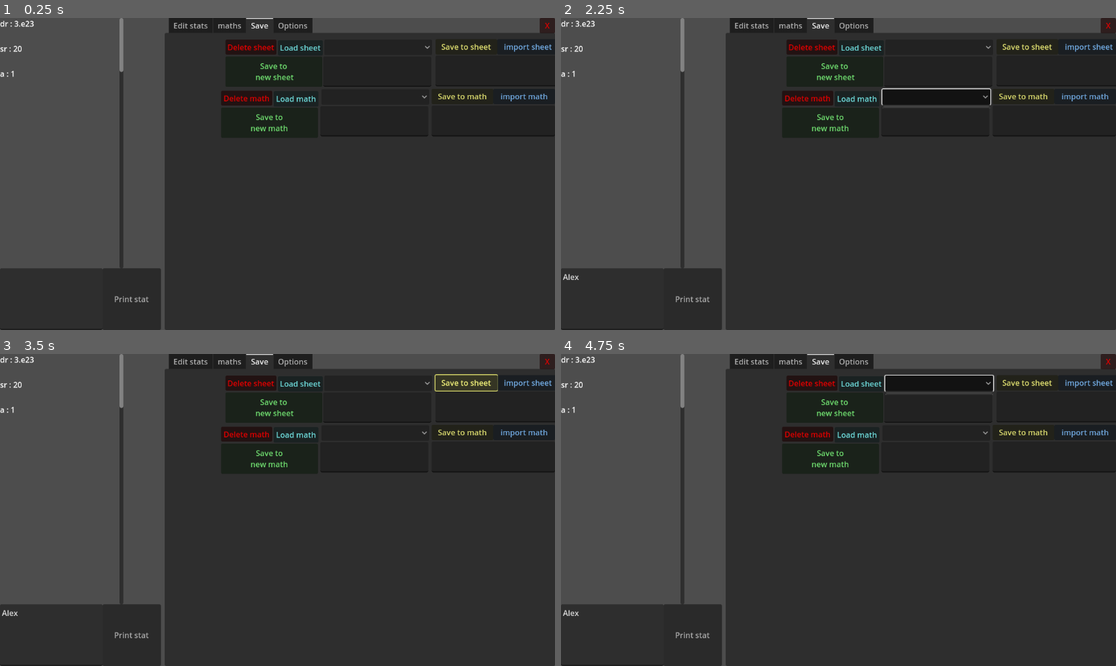
Above: before the commit, frames 1-4 (two rows, left to right).
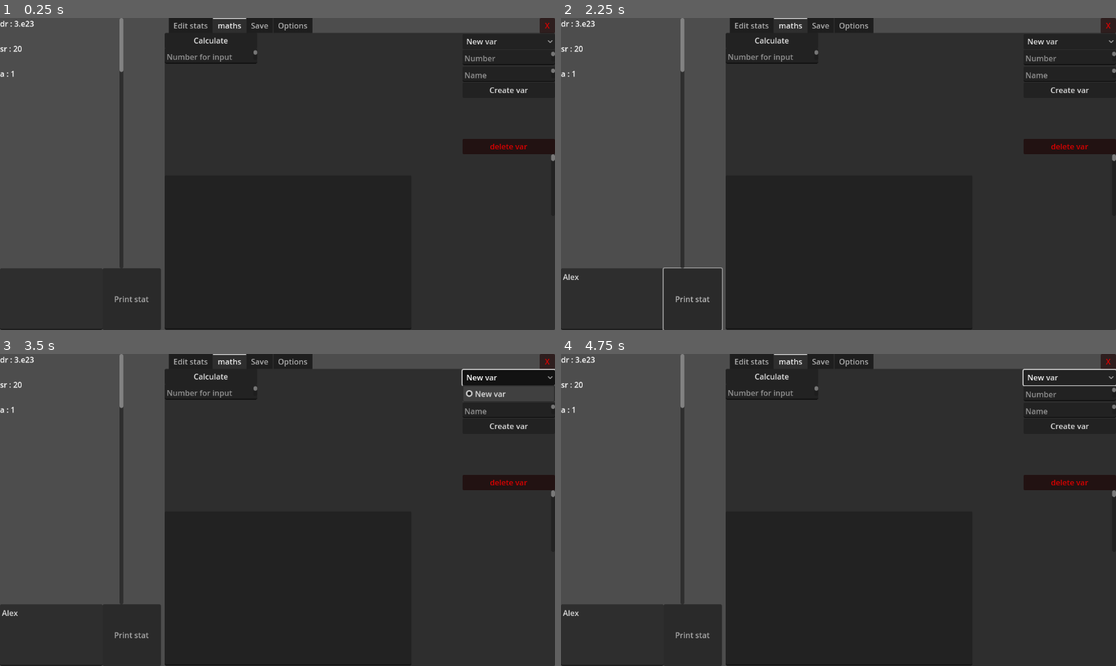
Above: after the commit, the same moments.

Repository: Random31234/huge-numbers-2.0
Game: Godot game, scene res://scenes/main.tscn
Two runs of this game, one before a commit and one after it. Both use one fixed random seed, a clock stepped at 60 frames per second and the inputs below.
Inputs (mouse positions are in pixels of both pictures, inside the frame that each line leads up to):
- Up to frame 1 (0.25 s): no input
- Up to frame 2 (2.25 s): click (610, 298) at 0.52 s; type "Alex" at 0.6 s; click "Print stat" at 1.25 s; click (938, 96) at 2.02 s
- Up to frame 3 (3.5 s): click (466, 382) at 2.75 s, where only the run before the commit has a clickable "Save to sheet"
- Up to frame 4 (4.75 s): click (1088, 382) at 3.5 s, where only the run before the commit has a clickable "import sheet"; click (938, 382) at 4.27 s

The runs differ from the first frame. In frame 1, 2.9% of the frame differs, in the area x 29-100%, y 0-100%; in frame 2, 4.1%; in frame 3, 4.2%; in frame 4, 4.1%.

Commit message:
Busted system
Will undo

Diff:
--- a/scenes/main.tscn
+++ b/scenes/main.tscn
@@ -18,6 +18,9 @@
 [ext_resource type="Script" path="res://scripts/Mathematics scripts/Calculations signals system/calculationLegacyInput.gd" id="12_exr4d"]
 [ext_resource type="Script" path="res://scripts/Mathematics scripts/Calculations signals system/calculationInputNew.gd" id="13_wpl6n"]
 [ext_resource type="Script" path="res://scripts/Mathematics scripts/Calculations signals system/calculationsNew.gd" id="14_ja5hq"]
+[ext_resource type="Script" path="res://scripts/textEditAutoUpdater.gd" id="17_32msq"]
+[ext_resource type="Script" path="res://scripts/Save systems/saveSheet.gd" id="17_c7sd8"]
+[ext_resource type="Script" path="res://scripts/Save systems/saveMath.gd" id="18_7kus2"]
 
 [sub_resource type="Resource" id="Resource_36vgc"]
 script = ExtResource("4_kxll6")
@@ -86,7 +89,7 @@
 script = ExtResource("2_0oss8")
 maths = Array[ExtResource("4_uvtnh")]([SubResource("Resource_avi8q")])
 stat = NodePath("../stat Storage Node")
-keywords = Array[String](["tempvar1", "tempvar2", "tempvar3", "tempvar4", "tempvar5", "input", "execute", "print", "{", "}", ">=", "<=", "==", "<", ">", "+", "-", "*", "/", "^", "√", "~", "=", "end"])
+keywords = Array[String](["tempvar1", "tempvar2", "tempvar3", "tempvar4", "tempvar5", "input", "execute", "print", "{", "}", ">=", "<=", "==", "<", ">", "+", "-", "*", "/", "^", "√", "~", "=", "end", ""])
 textBox = NodePath("../Print node/TextEdit")
 
 [node name="stats scroll container" type="ScrollContainer" parent="."]
@@ -112,7 +115,7 @@
 offset_left = 342.0
 offset_right = 1152.0
 offset_bottom = 648.0
-current_tab = 2
+current_tab = 1
 
 [node name="Edit stats" type="Control" parent="TabContainer"]
 visible = false
@@ -343,7 +346,6 @@
 "
 
 [node name="maths" type="Control" parent="TabContainer"]
-visible = false
 layout_mode = 2
 script = ExtResource("10_jxg4m")
 metadata/_tab_index = 1
@@ -729,157 +731,181 @@
 offset_top = 296.0
 offset_right = 512.0
 offset_bottom = 616.0
+script = ExtResource("17_32msq")
 
 [node name="Save" type="Control" parent="TabContainer"]
+visible = false
 layout_mode = 2
 metadata/_tab_index = 2
 
-[node name="maths" type="Control" parent="TabContainer/Save"]
-anchors_preset = 0
-offset_right = 40.0
-offset_bottom = 40.0
-
-[node name="maths selector" type="OptionButton" parent="TabContainer/Save/maths"]
-layout_mode = 0
+[node name="sheets" type="Control" parent="TabContainer/Save" node_paths=PackedStringArray("s", "m")]
+anchors_preset = 0
+offset_right = 40.0
+offset_bottom = 40.0
+script = ExtResource("17_c7sd8")
+s = NodePath("../../../stat Storage Node")
+m = NodePath("../../../math Storage Node")
+
+[node name="load sheet" type="Button" parent="TabContainer/Save/sheets"]
+modulate = Color(0.501961, 1, 1, 1)
+offset_left = 192.0
+offset_top = 24.0
+offset_right = 320.0
+offset_bottom = 56.0
+text = "Load sheet"
+
+[node name="save to new sheet" type="Button" parent="TabContainer/Save/sheets"]
+modulate = Color(0.501961, 1, 0.501961, 1)
+offset_left = 62.0
+offset_top = 88.0
+offset_right = 318.0
+offset_bottom = 152.0
+text = "Save to
+new sheet"
+
+[node name="delete sheet" type="Button" parent="TabContainer/Save/sheets"]
+modulate = Color(1, 0, 0, 1)
+offset_left = 63.0
+offset_top = 24.0
+offset_right = 191.0
+offset_bottom = 56.0
+text = "Delete sheet"
+
+[node name="sheets selector" type="OptionButton" parent="TabContainer/Save/sheets"]
 offset_left = 325.0
-offset_top = 117.0
+offset_top = 24.0
 offset_right = 549.0
-offset_bottom = 149.0
-
-[node name="maths name" type="TextEdit" parent="TabContainer/Save/maths"]
-layout_mode = 0
+offset_bottom = 56.0
+
+[node name="sheets name" type="TextEdit" parent="TabContainer/Save/sheets"]
 offset_left = 323.0
-offset_top = 152.0
+offset_top = 88.0
 offset_right = 547.0
-offset_bottom = 215.0
+offset_bottom = 152.0
+placeholder_text = "Type name of sheet"
+
+[node name="Save sheet" type="Button" parent="TabContainer/Save/sheets"]
+modulate = Color(1, 1, 0.501961, 1)
+offset_left = 554.0
+offset_top = 24.0
+offset_right = 682.0
+offset_bottom = 56.0
+text = "Save to sheet"
+
+[node name="Import sheet" type="Button" parent="TabContainer/Save/sheets"]
+modulate = Color(0.501961, 0.752941, 1, 1)
+offset_left = 682.0
+offset_top = 24.0
+offset_right = 810.0
+offset_bottom = 56.0
+text = "Import sheet
+"
+
+[node name="Import_exportBox" type="TextEdit" parent="TabContainer/Save/sheets"]
+custom_minimum_size = Vector2(256, 64)
+offset_left = 554.0
+offset_top = 88.0
+offset_right = 810.0
+offset_bottom = 152.0
+
+[node name="save to new sheet2" type="Button" parent="TabContainer/Save/sheets"]
+modulate = Color(0.501961, 1, 0.501961, 1)
+offset_left = 554.0
+offset_top = 154.0
+offset_right = 810.0
+offset_bottom = 218.0
+text = "Export sheet to
+ clipboard
+"
+
+[node name="maths" type="Control" parent="TabContainer/Save" node_paths=PackedStringArray("m", "s", "iEB", "nameBox")]
+layout_mode = 2
+anchors_preset = 0
+offset_right = 40.0
+offset_bottom = 40.0
+script = ExtResource("18_7kus2")
+m = NodePath("../../../math Storage Node")
+s = NodePath("../../../stat Storage Node")
+iEB = NodePath("import_exportBox mathh")
+nameBox = NodePath("maths name")
 
 [node name="load maths" type="Button" parent="TabContainer/Save/maths"]
 modulate = Color(0.501961, 1, 1, 1)
 layout_mode = 0
-offset_left = 226.0
-offset_top = 121.0
-offset_right = 319.0
-offset_bottom = 153.0
+offset_left = 192.0
+offset_top = 256.0
+offset_right = 320.0
+offset_bottom = 288.0
 text = "Load math"
 
 [node name="save to new math" type="Button" parent="TabContainer/Save/maths"]
 modulate = Color(0.501961, 1, 0.501961, 1)
 layout_mode = 0
-offset_left = 117.0
-offset_top = 155.0
+offset_left = 62.0
+offset_top = 320.0
 offset_right = 318.0
-offset_bottom = 218.0
+offset_bottom = 384.0
 text = "Save to
 new math"
 
 [node name="delete math" type="Button" parent="TabContainer/Save/maths"]
 modulate = Color(1, 0, 0, 1)
 layout_mode = 0
-offset_left = 117.0
-offset_top = 120.0
-offset_right = 223.0
-offset_bottom = 151.0
+offset_left = 63.0
+offset_top = 256.0
+offset_right = 191.0
+offset_bottom = 288.0
 text = "Delete math"
+
+[node name="maths selector" type="OptionButton" parent="TabContainer/Save/maths"]
+layout_mode = 0
+offset_left = 325.0
+offset_top = 256.0
+offset_right = 549.0
+offset_bottom = 288.0
+
+[node name="maths name" type="TextEdit" parent="TabContainer/Save/maths"]
+layout_mode = 0
+offset_left = 323.0
+offset_top = 320.0
+offset_right = 547.0
+offset_bottom = 384.0
 
 [node name="Save calculation" type="Button" parent="TabContainer/Save/maths"]
 modulate = Color(1, 1, 0.501961, 1)
 layout_mode = 0
 offset_left = 554.0
-offset_top = 116.0
+offset_top = 256.0
 offset_right = 682.0
-offset_bottom = 148.0
+offset_bottom = 288.0
 text = "Save to math"
 
 [node name="load calculation" type="Button" parent="TabContainer/Save/maths"]
 modulate = Color(0.501961, 0.752941, 1, 1)
 layout_mode = 0
 offset_left = 682.0
-offset_top = 116.0
-offset_right = 810.0
-offset_bottom = 148.0
+offset_top = 256.0
+offset_right = 810.0
+offset_bottom = 288.0
 text = "import math
 "
 
-[node name="Save maths display" type="TextEdit" parent="TabContainer/Save/maths"]
+[node name="import_exportBox mathh" type="TextEdit" parent="TabContainer/Save/maths"]
 custom_minimum_size = Vector2(256, 64)
 layout_mode = 0
 offset_left = 554.0
-offset_top = 151.0
-offset_right = 810.0
-offset_bottom = 215.0
-
-[node name="sheets" type="Control" parent="TabContainer/Save"]
-anchors_preset = 0
-offset_right = 40.0
-offset_bottom = 40.0
-
-[node name="Save stats" type="Button" parent="TabContainer/Save/sheets"]
-modulate = Color(1, 1, 0.501961, 1)
-layout_mode = 0
-offset_left = 562.0
-offset_top = 13.0
-offset_right = 690.0
-offset_bottom = 45.0
-text = "Save to sheet"
-
-[node name="Import sheet" type="Button" parent="TabContainer/Save/sheets"]
-modulate = Color(0.501961, 0.752941, 1, 1)
-layout_mode = 0
-offset_left = 690.0
-offset_top = 13.0
-offset_right = 818.0
-offset_bottom = 45.0
-text = "import sheet"
-
-[node name="Save stats display" type="TextEdit" parent="TabContainer/Save/sheets"]
-custom_minimum_size = Vector2(256, 64)
-layout_mode = 0
-offset_left = 562.0
-offset_top = 47.0
-offset_right = 818.0
-offset_bottom = 111.0
-
-[node name="Save selector" type="OptionButton" parent="TabContainer/Save/sheets"]
-layout_mode = 0
-offset_left = 331.0
-offset_top = 14.0
-offset_right = 555.0
-offset_bottom = 46.0
-
-[node name="StatsFileName" type="TextEdit" parent="TabContainer/Save/sheets"]
-layout_mode = 0
-offset_left = 329.0
-offset_top = 49.0
-offset_right = 553.0
-offset_bottom = 112.0
-
-[node name="load sheet" type="Button" parent="TabContainer/Save/sheets"]
-modulate = Color(0.501961, 1, 1, 1)
-layout_mode = 0
-offset_left = 235.0
-offset_top = 15.0
-offset_right = 328.0
-offset_bottom = 47.0
-text = "Load sheet"
-
-[node name="Save to new sheet" type="Button" parent="TabContainer/Save/sheets"]
+offset_top = 320.0
+offset_right = 810.0
+offset_bottom = 384.0
+
+[node name="Export math" type="Button" parent="TabContainer/Save/maths"]
 modulate = Color(0.501961, 1, 0.501961, 1)
-layout_mode = 0
-offset_left = 126.0
-offset_top = 49.0
-offset_right = 327.0
-offset_bottom = 112.0
-text = "Save to
- new sheet"
-
-[node name="Delete sheet" type="Button" parent="TabContainer/Save/sheets"]
-modulate = Color(1, 0, 0, 1)
-layout_mode = 0
-offset_left = 126.0
-offset_top = 14.0
-offset_right = 232.0
-offset_bottom = 45.0
-text = "Delete sheet"
+offset_left = 554.0
+offset_top = 385.0
+offset_right = 810.0
+offset_bottom = 449.0
+text = "Export math to
+clipboard"
 
 [node name="Options" type="Control" parent="TabContainer"]
 visible = false
@@ -980,16 +1006,18 @@
 [connection signal="button_down" from="TabContainer/maths/calculations/Legacy input system2/calculation button" to="TabContainer/maths/calculations/Legacy input system2" method="pressed"]
 [connection signal="input" from="TabContainer/maths/calculations/input system" to="TabContainer/maths/calculations" method="calc"]
 [connection signal="button_down" from="TabContainer/maths/calculations/input system/calculation button" to="TabContainer/maths/calculations/input system" method="pressed"]
+[connection signal="text_changed" from="TabContainer/maths/calculations/TextEdit" to="TabContainer/maths/calculations/TextEdit" method="updateVal"]
+[connection signal="updateValue" from="TabContainer/maths/calculations/TextEdit" to="TabContainer/maths" method="updateCalculations"]
+[connection signal="button_down" from="TabContainer/Save/sheets/load sheet" to="." method="loadMaths"]
+[connection signal="button_down" from="TabContainer/Save/sheets/save to new sheet" to="." method="saveNewMath"]
+[connection signal="button_down" from="TabContainer/Save/sheets/delete sheet" to="." method="deleteMaths"]
+[connection signal="button_down" from="TabContainer/Save/sheets/Save sheet" to="." method="saveMath"]
+[connection signal="button_down" from="TabContainer/Save/sheets/Import sheet" to="." method="importMath"]
+[connection signal="button_down" from="TabContainer/Save/sheets/save to new sheet2" to="." method="saveNewMath"]
 [connection signal="button_down" from="TabContainer/Save/maths/load maths" to="." method="loadMaths"]
 [connection signal="button_down" from="TabContainer/Save/maths/save to new math" to="." method="saveNewMath"]
 [connection signal="button_down" from="TabContainer/Save/maths/delete math" to="." method="deleteMaths"]
-[connection signal="button_down" from="TabContainer/Save/maths/Save calculation" to="." method="saveMath"]
-[connection signal="button_down" from="TabContainer/Save/maths/load calculation" to="." method="importMath"]
-[connection signal="button_down" from="TabContainer/Save/sheets/Save stats" to="." method="saveStats"]
-[connection signal="button_down" from="TabContainer/Save/sheets/Import sheet" to="." method="importSheet"]
-[connection signal="button_down" from="TabContainer/Save/sheets/load sheet" to="." method="loadsheet"]
-[connection signal="button_down" from="TabContainer/Save/sheets/Save to new sheet" to="." method="savenewsheet"]
-[connection signal="button_down" from="TabContainer/Save/sheets/Delete sheet" to="." method="deletesheet"]
+[connection signal="button_down" from="TabContainer/Save/maths/Export math" to="TabContainer/Save/maths" method="exportToClipboard"]
 [connection signal="item_selected" from="TabContainer/Options/OptionButton" to="TabContainer/Options/OptionButton" method="TopicSelected"]
 [connection signal="toggled" from="TabContainer/Options/Swappable" to="stat Storage Node" method="swappableT"]
 [connection signal="toggled" from="TabContainer/Options/Swappable" to="math Storage Node" method="swappableT"]
--- a/scripts/Mathematics scripts/mathPasser.gd
+++ b/scripts/Mathematics scripts/mathPasser.gd
@@ -4,6 +4,8 @@
 signal delete(i:int)
 signal varUpdate(b:Array[Big],n:Array[String],s:bool)
 signal swap(i:int,f:int)
+
+signal updateCalc(s:String)
 func setV(b:Big,n:String,i:int):
 	emit_signal("setVariable",b,n,i)
 
@@ -11,9 +13,14 @@
 	emit_signal("delete", i)
 
 
-func varUpdates(b:Array[Big],n:Array[String],s:bool):
-	emit_signal("varUpdate",b,n,s)
+func varUpdates(b:Array[Big],n:Array[String],s:bool,c:String):
+	emit_signal("varUpdate",b,n,s,c)
 	print("var update sent to objects")
 
 func passSwap(i:int, f:int):
 	emit_signal("swap",i,f)
+
+
+
+func updateCalculations(s:String):
+	emit_signal("updateCalc",s)
--- a/scripts/Mathematics scripts/maths.gd
+++ b/scripts/Mathematics scripts/maths.gd
@@ -23,7 +23,7 @@
 
 
 
-signal vars(b:Array[Big],n:Array[String],s:bool)
+signal vars(b:Array[Big],n:Array[String],s:bool,c:String)
 # Called when the node enters the scene tree for the first time.
 func _ready() -> void:
 	#test function
@@ -54,7 +54,7 @@
 
 func updateVarOptions():
 
-	emit_signal("vars",m.varVal,m.varNames,swappable)
+	emit_signal("vars",m.varVal,m.varNames,swappable,m.calculation)
 
 
 func setVariable(d:Big,n:String,i:int):
Not shown: 1 places in scenes/main.tscn that only renumber resources
